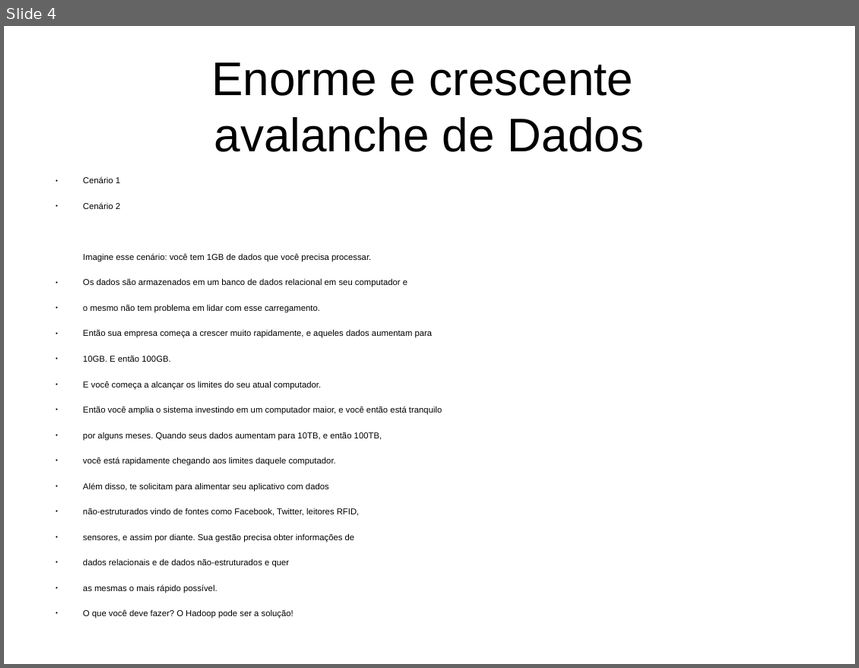
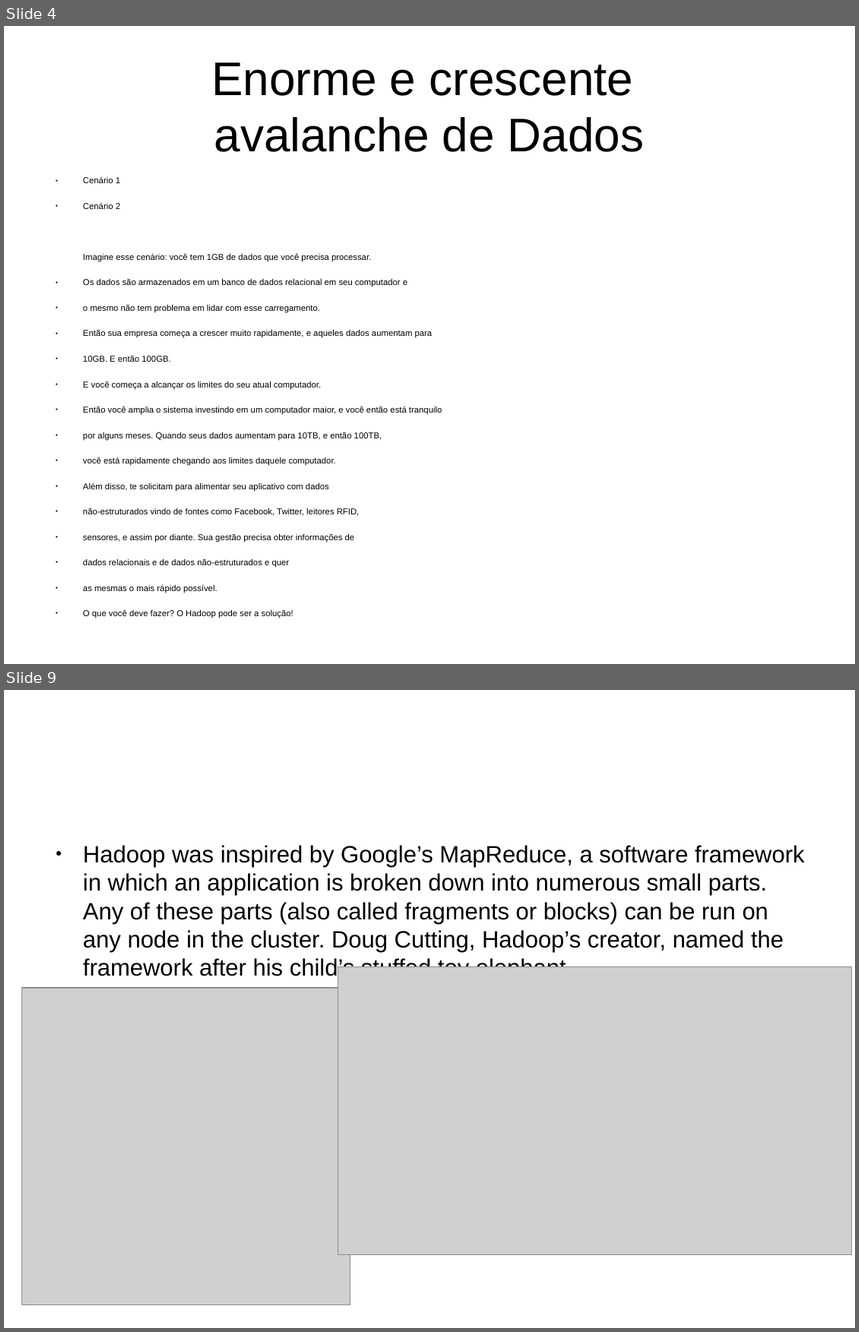
Before and after one commit to nubiofs/estudo, a slide deck: BigData/um/apresentacao/Introdução-BigData-apresentacao-Serpro.odp. Shown one above the other, each under a label of ours: slide 4 before the commit, slides 4 and 9 after it; the slides between them are not shown. The pictures are 859x668 and 859x1332 pixels, drawn with LibreOffice and Linux fonts; fonts in the diff are those of the drawing; grey boxes stand for pictures. Boxes give left, top, right and bottom in pixels: in the first picture for what was removed or moved away, otherwise in the second. Text is boxed around its words. In the diff, an @@ line names an element or a change of style, - is before the commit and + after.

```diff
--- a/BigData/um/apresentacao/Introdução-BigData-apresentacao-Serpro.odp
+++ b/BigData/um/apresentacao/Introdução-BigData-apresentacao-Serpro.odp
@@ slide 9 added at (4,690,855,1328), background #FFFFFF @@
@@ text added at (83,845,805,980), 22 pt, text #000000 @@
+● Hadoop was inspired by Google’s MapReduce, a software framework in which an application is broken down into numerous small parts. Any of these parts (also called fragments or blocks) can be run on any node in the cluster. Doug Cutting, Hadoop’s creator, named the framework after his child’s stuffed toy elephant.
@@ picture added at (338,967,852,1255) @@
@@ picture added at (22,988,351,1306) @@
```
Also in this commit, not shown: 1 slide changed, 4 other slides added.
